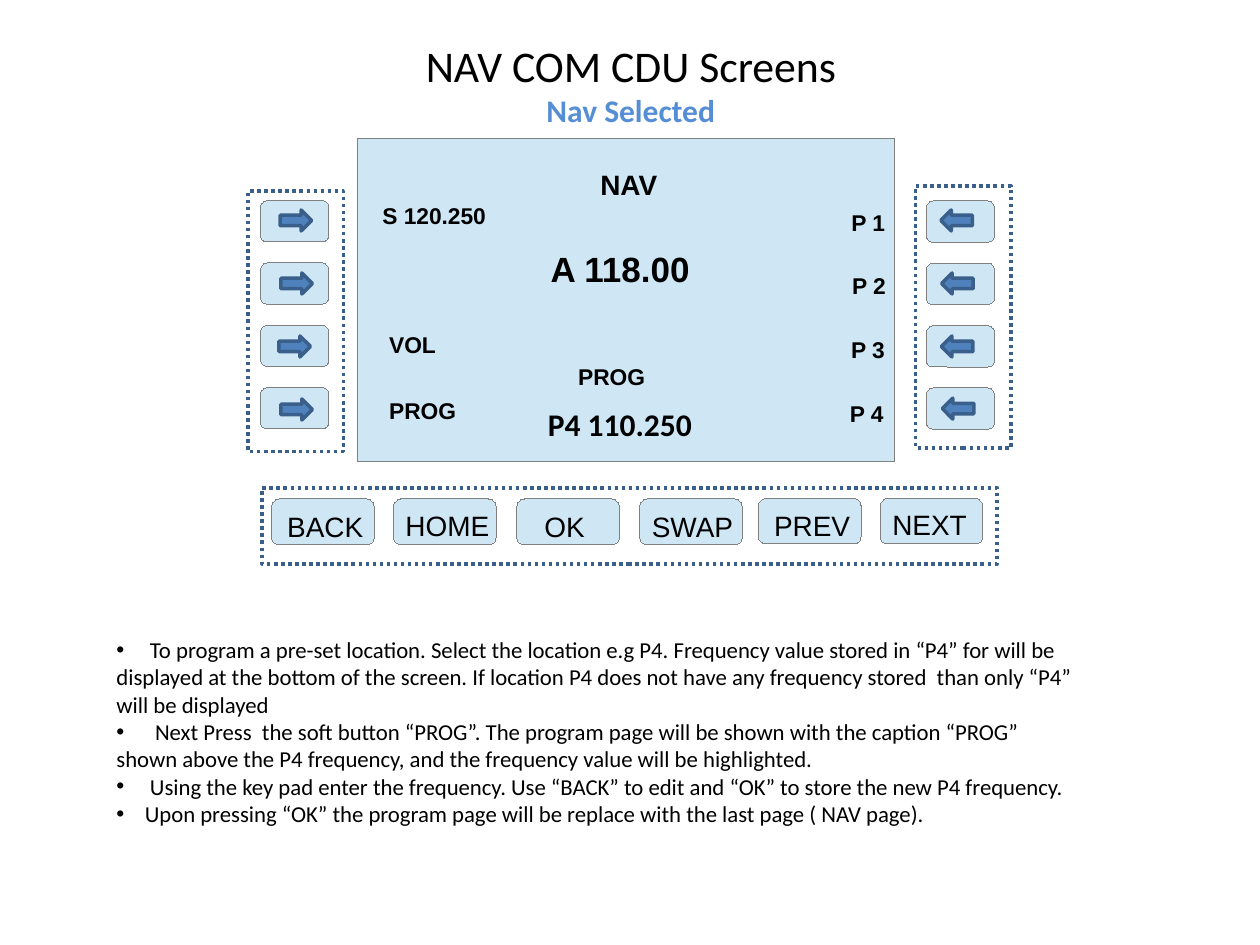
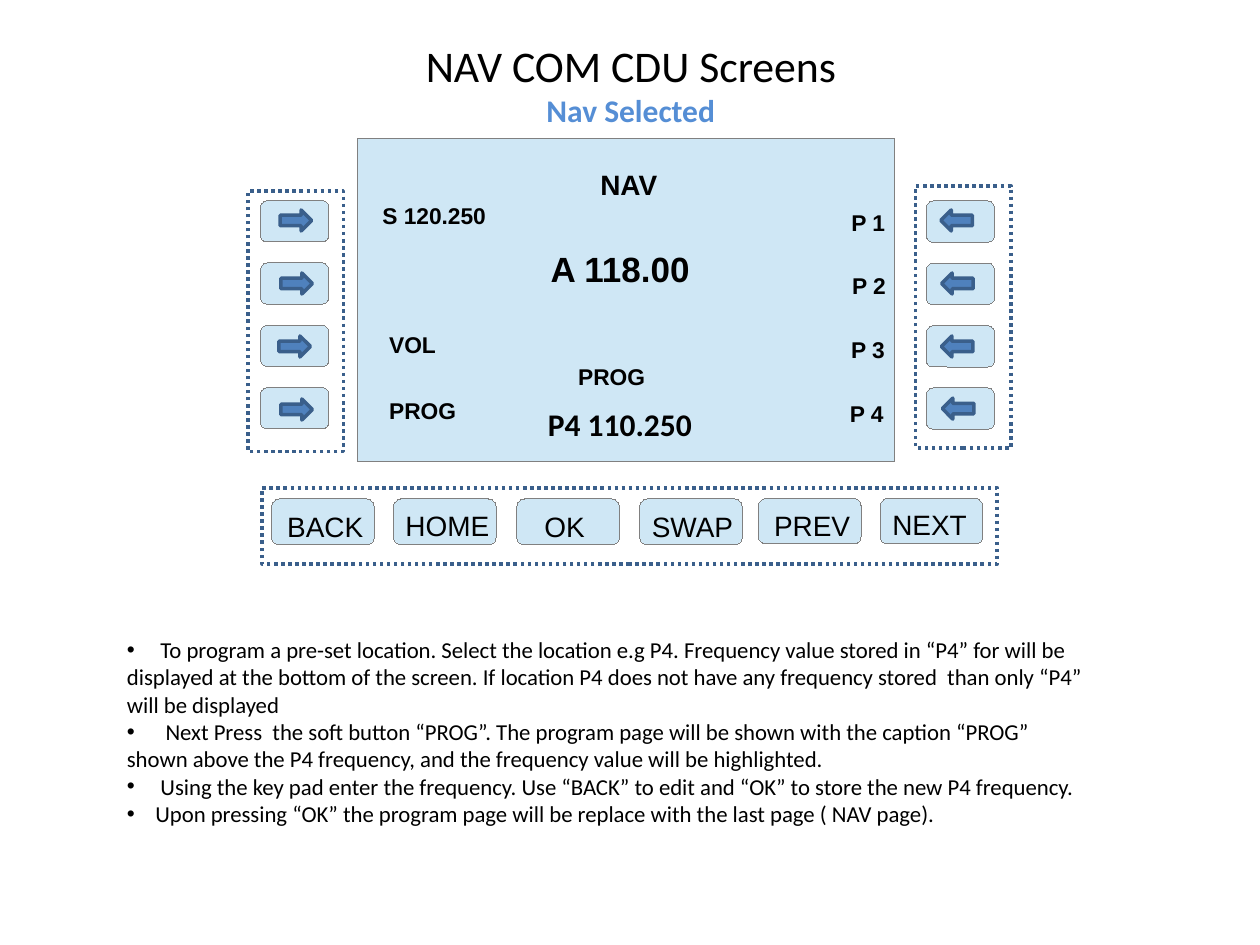
Before and after one commit to amk1971/CDU_FW, a slide deck: slide 5 of Docs/litrature Review/CDU screens for Nav Radio 2410141310.pptx. Drawn at 1260x945 pixels with LibreOffice and Linux fonts; fonts in the diff are those of the drawing. Boxes give left, top, right and bottom in pixels: in the first picture for what was removed or moved away, otherwise in the second. Text is boxed around its words. In the diff, an @@ line names an element or a change of style, - is before the commit and + after.

```diff
--- a/Docs/litrature Review/CDU screens for Nav Radio 2410141310.pptx
+++ b/Docs/litrature Review/CDU screens for Nav Radio 2410141310.pptx
@@ text "To program a pre-set location. ...": place and size @@
-text "To program a pre-set location. ..." at bbox=[116, 641, 1071, 826]
+text "To program a pre-set location. ..." at bbox=[127, 641, 1081, 826]
```
Also in this commit, not shown: 14 other files.
